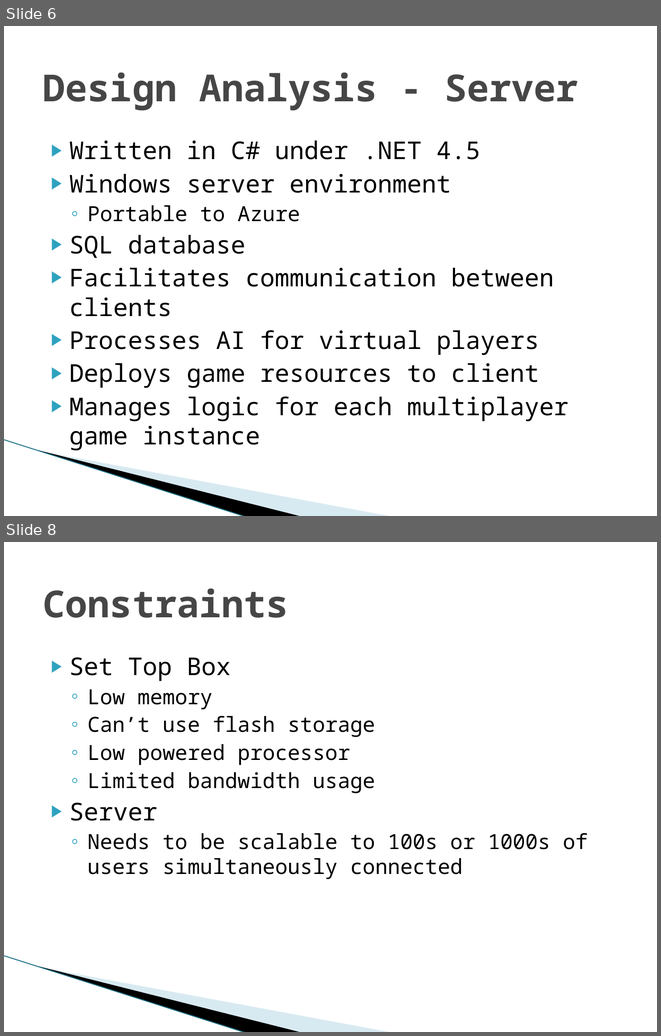
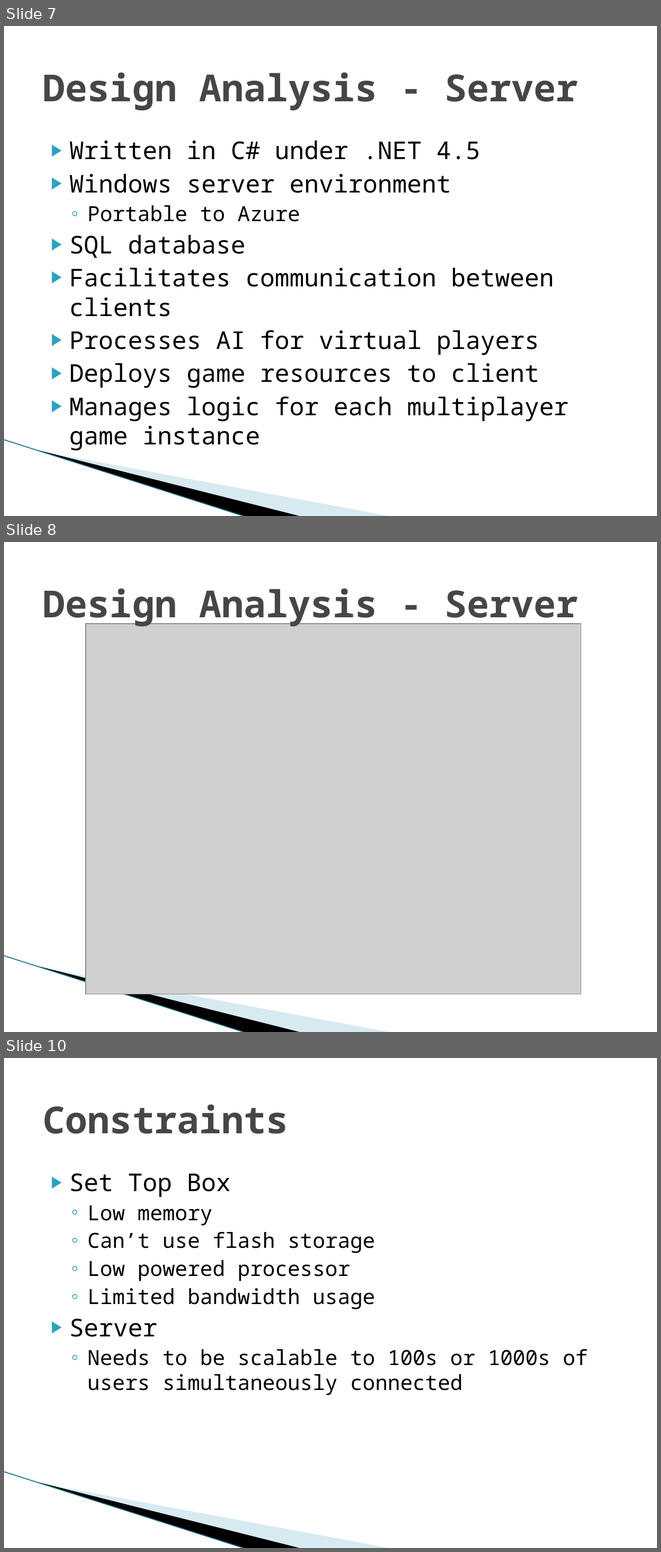
Before and after one commit to SDSMT-CSC/STBMF, a slide deck: Sprint1_Documents/Sprint 1 Review.pptx. Shown one above the other, each under a label of ours: slides 6 and 8 before the commit, slides 7, 8 and 10 after it; the slides between them are not shown. The pictures are 661x1036 and 661x1552 pixels, drawn with LibreOffice and Linux fonts; fonts in the diff are those of the drawing; grey boxes stand for pictures; background and template pictures are left out. Boxes give left, top, right and bottom in pixels: in the first picture for what was removed or moved away, otherwise in the second. Text is boxed around its words. In the diff, an @@ line names an element or a change of style, - is before the commit and + after.

```diff
--- a/Sprint1_Documents/Sprint 1 Review.pptx
+++ b/Sprint1_Documents/Sprint 1 Review.pptx
@@ slide 8 added at box(4, 542, 657, 1032), background #FFFFFF; not listed: 3 template elements that a slide beside it also shows @@
@@ title added at box(43, 588, 578, 627), 41 pt, text #464646, bold @@
+Design Analysis - Server
@@ picture added at box(86, 624, 581, 994) @@
@@ what was slide 6 is now slide 7 @@
@@ what was slide 8 is now slide 10 @@
```
Also in this commit, not shown: 2 slides changed, 1 other slide added, 2 other files.
